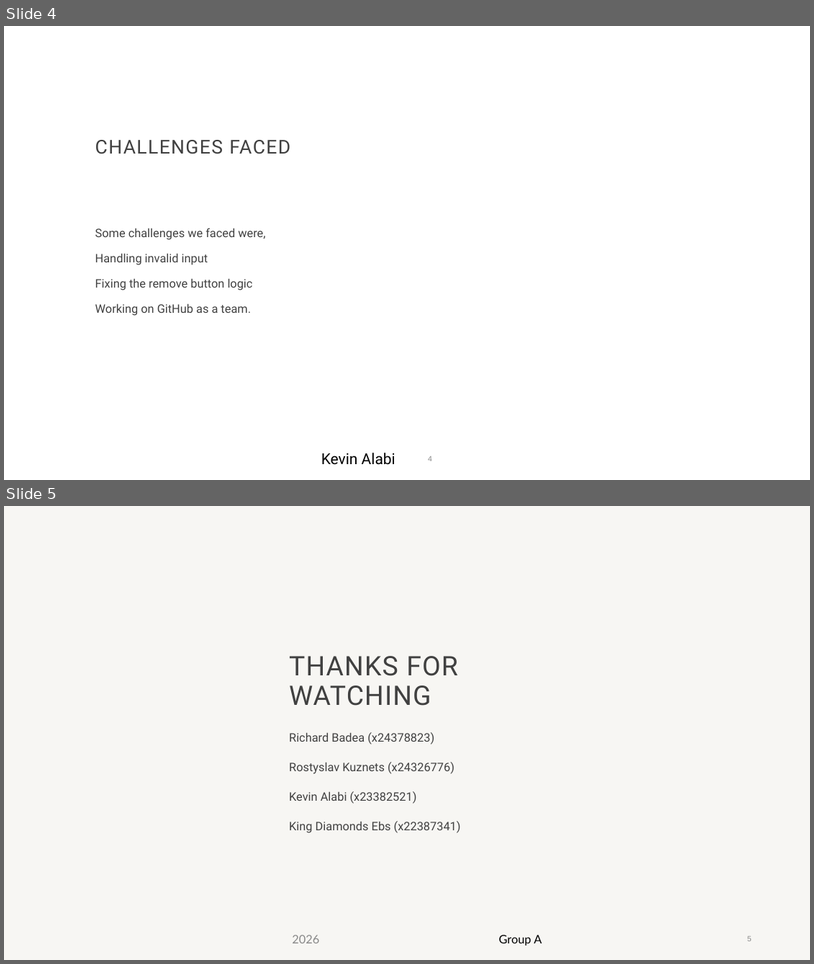
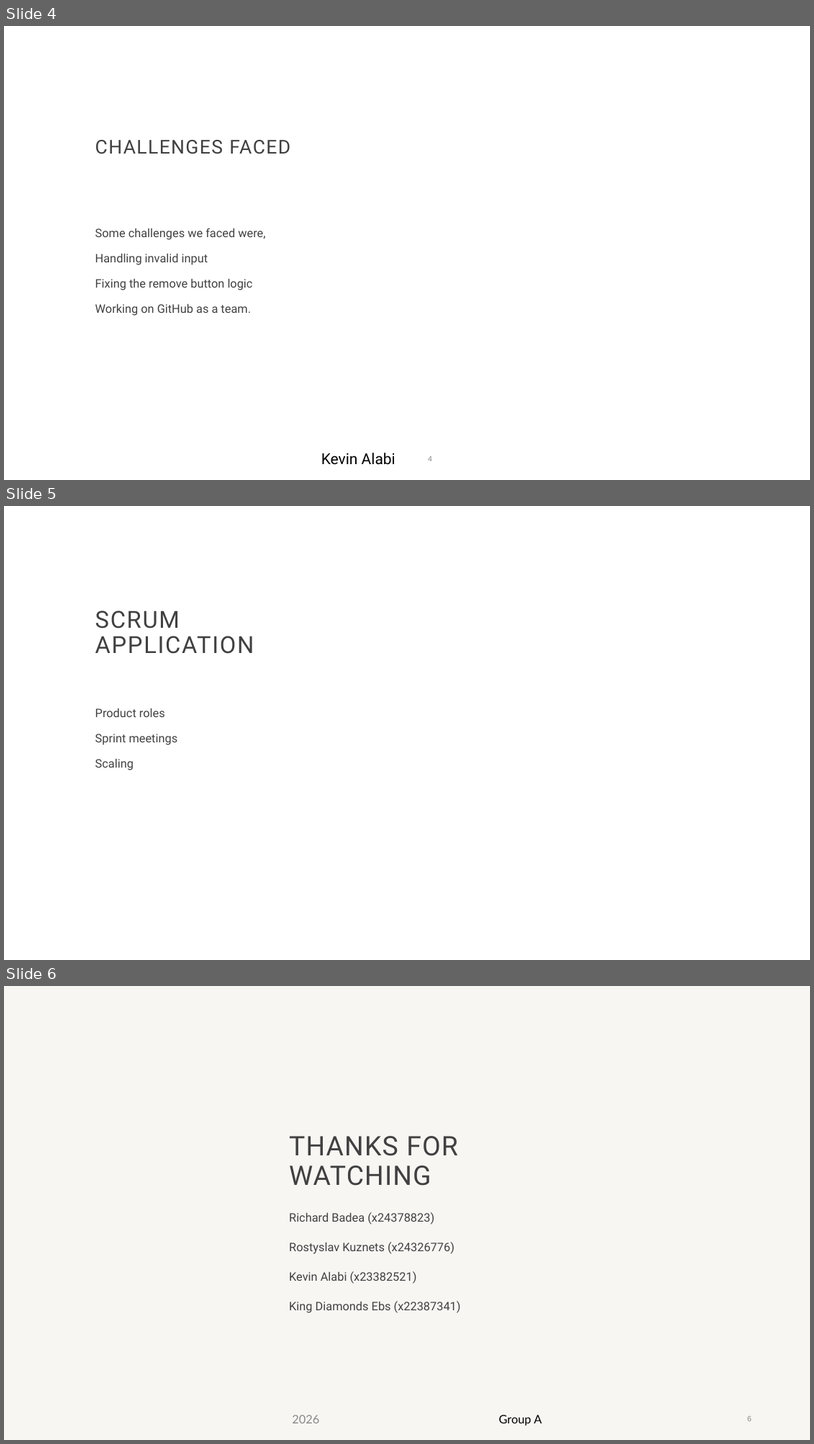
Before and after one commit to X24378823/SE-Project-Repo, a slide deck: Group A Presentation .pptx. Shown one above the other, each under a label of ours: slides 4 and 5 before the commit, slides 4, 5 and 6 after it. The pictures are 814x964 and 814x1444 pixels, drawn with LibreOffice and Linux fonts; fonts in the diff are those of the drawing; background and template pictures are left out. Boxes give left, top, right and bottom in pixels: in the first picture for what was removed or moved away, otherwise in the second. Text is boxed around its words. In the diff, an @@ line names an element or a change of style, - is before the commit and + after.

```diff
--- a/Group A Presentation .pptx
+++ b/Group A Presentation .pptx
@@ slide 5 added at (4, 506, 810, 960), background #FFFFFF @@
@@ title added at (95, 610, 255, 654), 28 pt, text #404040 @@
+SCRUM APPLICATION
@@ text added at (95, 708, 178, 770), 14 pt, text #404040 @@
+Product roles
+Sprint meetings
+Scaling
@@ what was slide 5 is now slide 6 @@
```
Also in this commit, not shown: 1 other slide added.
